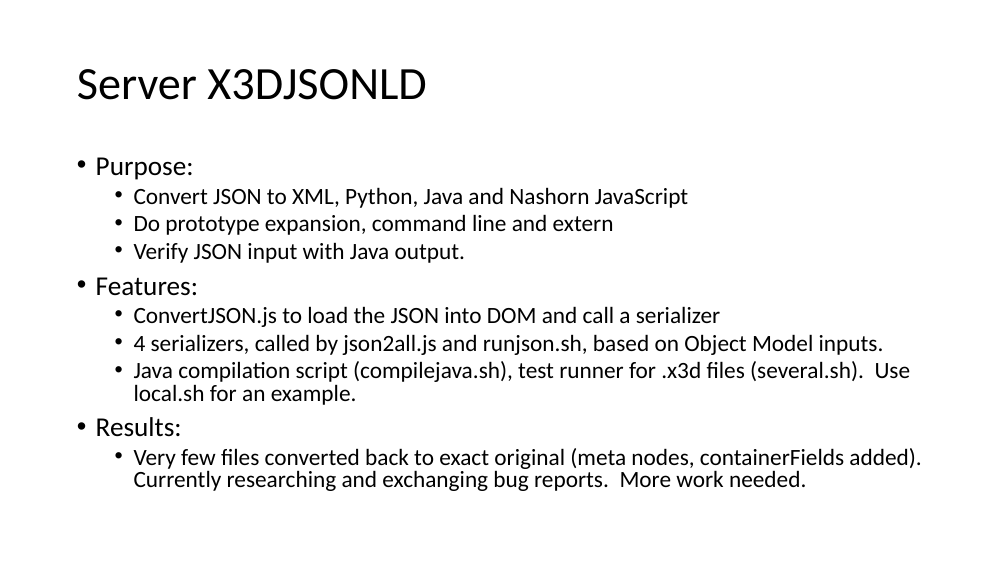
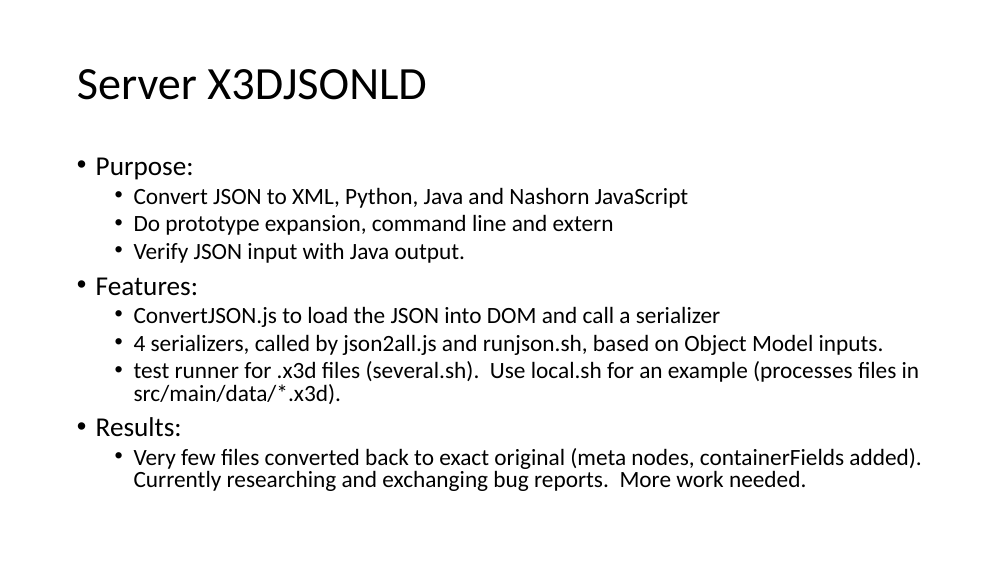
Before and after one commit to coderextreme/X3DJSONLD, a slide deck: slide 15 of doc/X3DJSONLoaderTutorial.pptx (slide 9 before the commit). Drawn at 1008x567 pixels with LibreOffice and Linux fonts; fonts in the diff are those of the drawing. Boxes give left, top, right and bottom in pixels: in the first picture for what was removed or moved away, otherwise in the second. Text is boxed around its words. In the diff, an @@ line names an element or a change of style, - is before the commit and + after.

```diff
--- a/doc/X3DJSONLoaderTutorial.pptx
+++ b/doc/X3DJSONLoaderTutorial.pptx
@@ text at (134,361,920,404): text changed @@
-  • Java compilation script (compilejava.sh), test runner for .x3d files (several.sh). Use local.sh for an example.
+  • test runner for .x3d files (several.sh). Use local.sh for an example (processes files in src/main/data/*.x3d).
```
Also in this commit, not shown: 5 other slides changed, 10 slides added, 15 other files.
